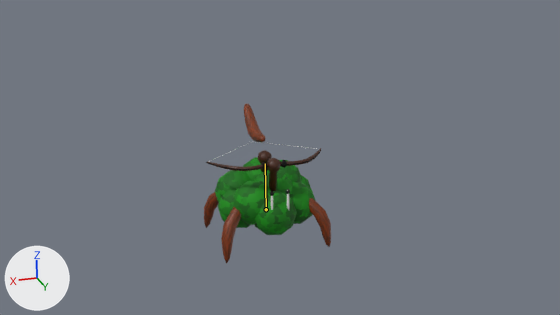
An edit to the Blender file Animations/Dryad_bowman_Attack/scene/Dryad_bowman_Attack_Blocking.blend, drawn before and after from the same camera.
The view is the same before and after, from the file's camera 'Camera'. The lights are fixed; the arrows at lower left show +X, +Y and +Z. The first picture is the older version. Both versions are drawn at frame 2 of the action 'Armature.002Action'; the numbers are the values there. The bones that change are drawn over the model as lines.

Names of what the first picture shows: 'Arc', 'Cylinder.003', 'Mball.001', 'Mball.003'.
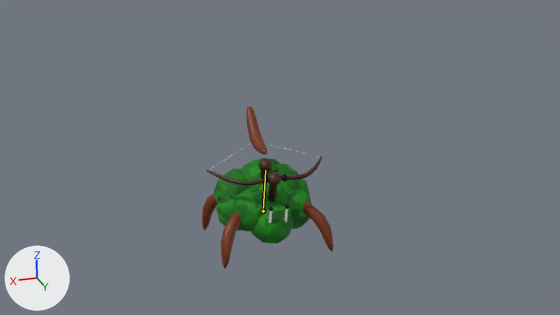
The edits, one by one:
Bone 'bush' (bone_bush) moves from (0.0, -0.019, 0.0) to (-0.134, -0.099, 0.0).
Bone 'bush' (bone_bush) turns from (0, 0, 1) to (0, 0, -11) degrees about its own x, y and z.

Changed parts and their boxes (x1, y1, x2, y2) in the pictures (560 x 315 px):
'Mball.003', posed: before (204, 157, 331, 263); after (202, 158, 334, 268)
'Arc', posed (42% taller): before (206, 141, 321, 171); after (207, 143, 322, 186)
'Cylinder.003', posed (7% taller): before (258, 150, 281, 191); after (259, 158, 282, 202)
'Mball.001', posed (26% taller): before (244, 104, 266, 142); after (246, 107, 267, 155)
bone 'bush', root to tip: before (266, 209) to (265, 163); after (263, 211) to (265, 170)
